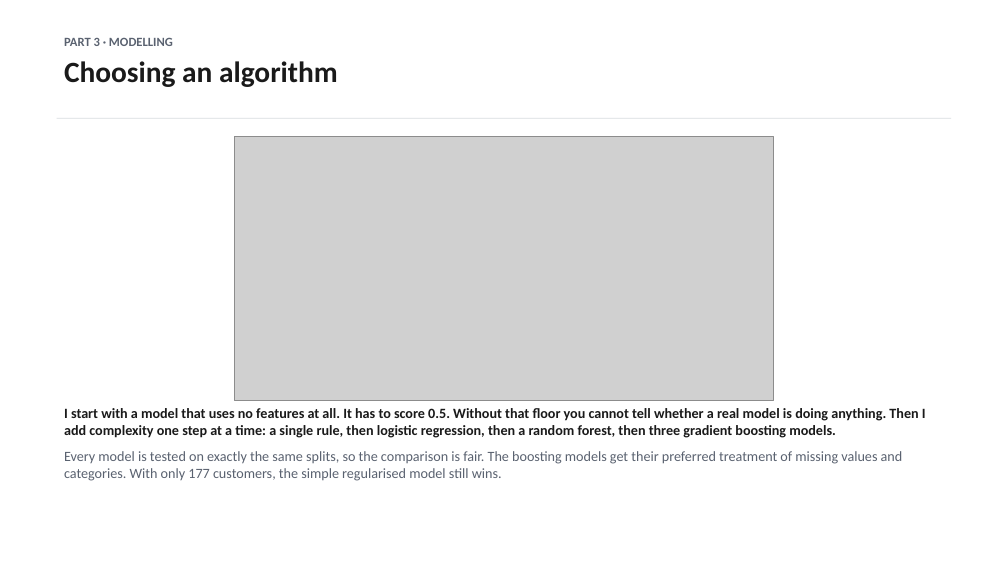
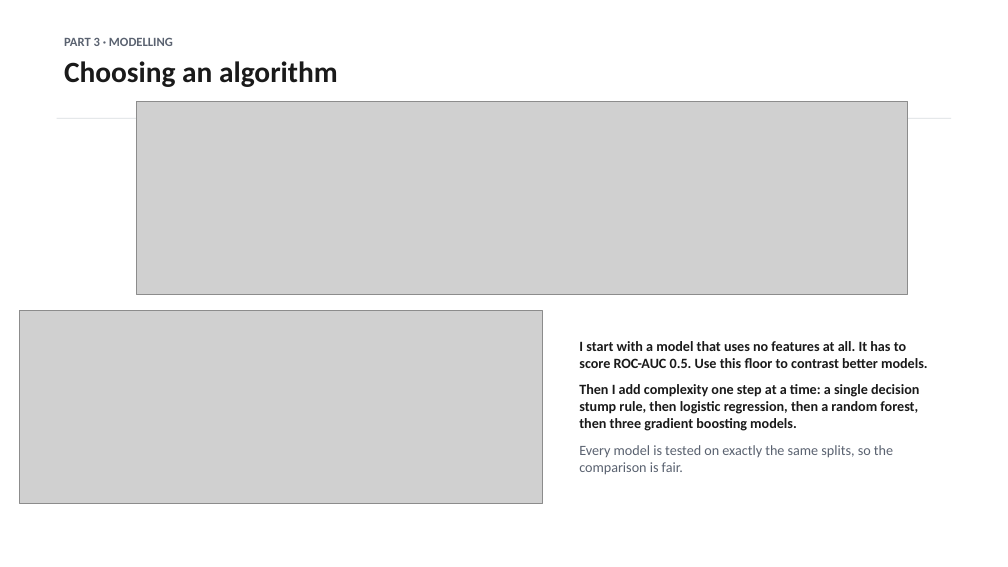
Before and after one commit to dmitriyratu/avepoint-churn-case-study, a slide deck: slide 10 of outputs/decks/AvePoint_Case_Study.pptx. Drawn at 1008x567 pixels with LibreOffice and Linux fonts; fonts in the diff are those of the drawing; grey boxes stand for pictures. Boxes give left, top, right and bottom in pixels: in the first picture for what was removed or moved away, otherwise in the second. Text is boxed around its words. In the diff, an @@ line names an element or a change of style, - is before the commit and + after.

Commit message:
Enhance data exploration and visualization in presentation materials
- Updated `build_new_slides.py` to include a new section on data exploration, highlighting the lack of standout customer segments when tested against chance.
- Revised `fig_feature_catalogue.py` to improve feature descriptions and streamline the code structure.
- Enhanced `fig_segment_shuffle_html.py` with additional variables for analysis and improved visual layout for better clarity.
- Updated HTML and PNG outputs to reflect the latest changes in the data exploration findings.

These modifications aim to provide clearer insights into customer behavior and improve the overall presentation quality.

```diff
--- a/outputs/decks/AvePoint_Case_Study.pptx
+++ b/outputs/decks/AvePoint_Case_Study.pptx
@@ picture added at box(137, 101, 908, 294) @@
@@ picture removed at box(234, 136, 774, 401) @@
@@ picture added at box(20, 311, 542, 504) @@
@@ text at box(579, 341, 928, 475): text changed @@
-I start with a model that uses no features at all. It has to score 0.5. Without that floor you cannot tell whether a real model is doing anything. Then I add complexity one step at a time: a single rule, then logistic regression, then a random forest, then three gradient boosting models.
-Every model is tested on exactly the same splits, so the comparison is fair. The boosting models get their preferred treatment of missing values and categories. With only 177 customers, the simple regularised model still wins.
+I start with a model that uses no features at all. It has to score ROC-AUC 0.5. Use this floor to contrast better models.
+Then I add complexity one step at a time: a single decision stump rule, then logistic regression, then a random forest, then three gradient boosting models.
+Every model is tested on exactly the same splits, so the comparison is fair.
```
Also in this commit, not shown: 8 other slides changed, 1 slide added, 1 slide removed, 13 other files.
